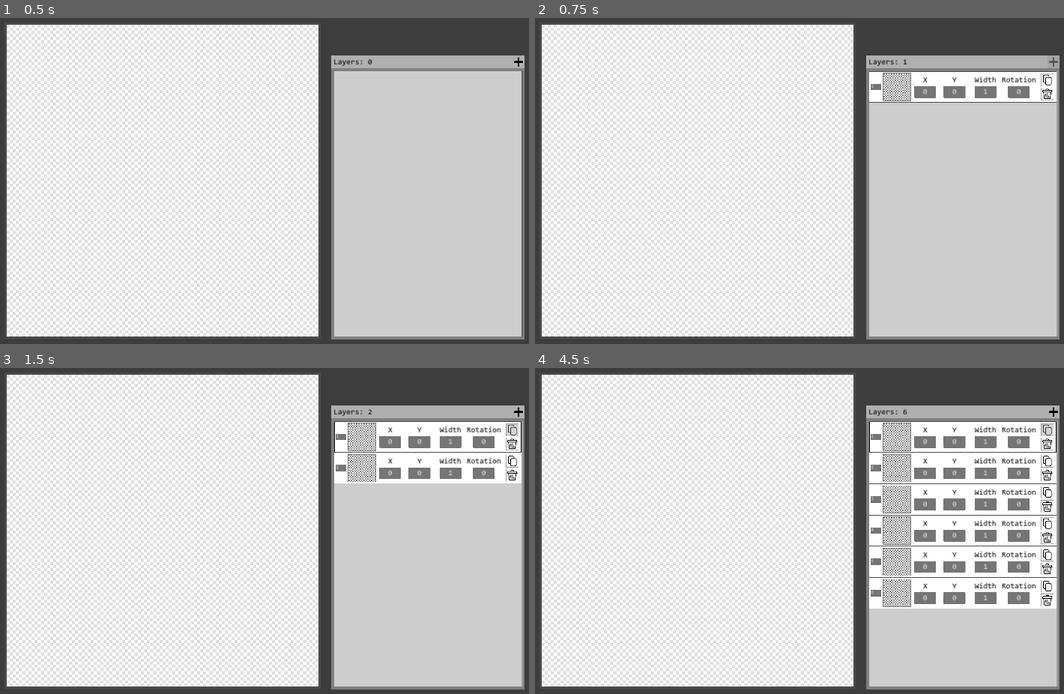
Above: before the commit, frames 1-4 (two rows, left to right).
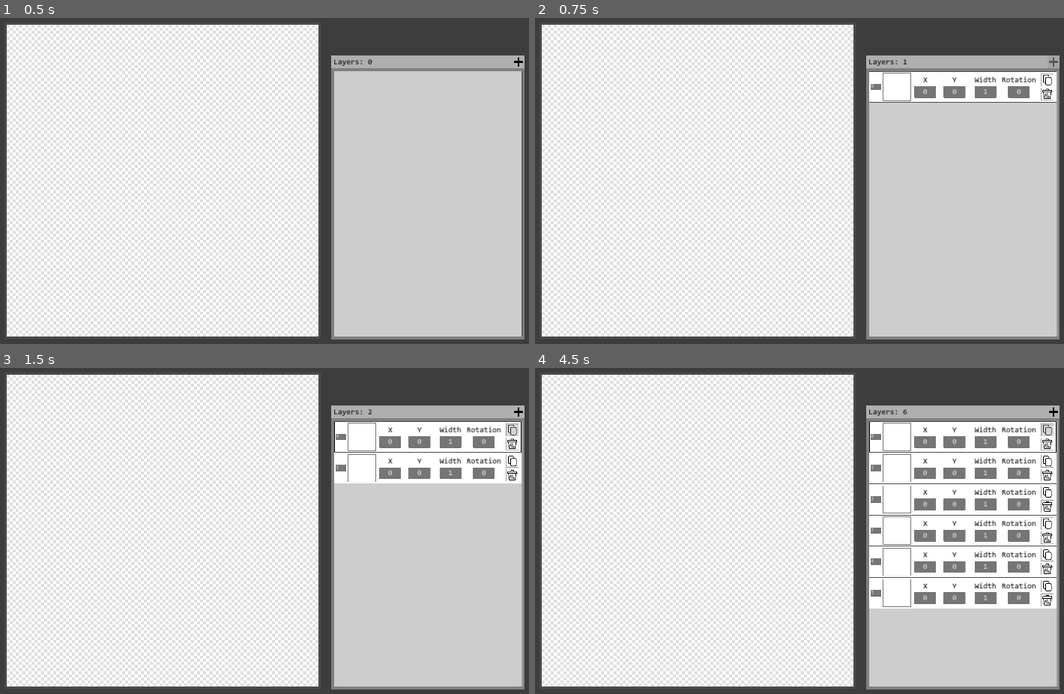
Above: after the commit, the same moments.

Repository: rawii22/PlaidGenerator
Game: Godot game, scene res://Scenes/main.tscn
Two runs of this game, one before a commit and one after it. Both use one fixed random seed, a clock stepped at 60 frames per second and the inputs below.
Inputs (mouse positions are in pixels of both pictures, inside the frame that each line leads up to):
- Up to frame 1 (0.5 s): no input
- Up to frame 2 (0.75 s): click (1053, 60) at 0.5 s
- Up to frame 3 (1.5 s): click (513, 429) at 1.25 s
- Up to frame 4 (4.5 s): click (1053, 410) at 2 s; click (1048, 429) at 2.77 s; click (1053, 410) at 3.5 s; click (1048, 429) at 4.27 s

Frame 1 is identical in both runs. In frame 2, 0.3% of the frame differs, in the area x 63-71%, y 17-26%; in frame 3, 0.5%; in frame 4, 1.5%, in the area x 63-71%, y 17-74%.

Commit message:
Added visualization, fixed layering issues
Layers are now visualized. There are still some issues with the offset and setting location on the canvas, but the basic functionality is there.
Fixed layering method. Layers are now stored and accessed in an array rather than directly as the children of the canvas. This is because there were unexplainable issues when the layers were renamed.

Diff:
--- /dev/null
+++ b/Scenes/canvas.gd
@@ -0,0 +1,32 @@
+extends Control
+
+@export var ColorBar: PackedScene
+
+# Called when the node enters the scene tree for the first time.
+func _ready():
+	pass # Replace with function body.
+
+
+func update_canvas():
+	var layers = get_tree().get_root().get_node("Main/Layers").layers
+	get_tree().call_group("color_bar", "queue_free")
+
+	for layer in layers:
+		var new_bar = ColorBar.instantiate()
+		add_child(new_bar)
+		move_child(new_bar, 3)
+		new_bar.construct(layer.get_color(), layer.get_width())
+		if layer.get_x() > 4000:
+			new_bar.position.x = 5000
+		elif layer.get_x() < -4000:
+			new_bar.position.x = -5000
+		else:
+			new_bar.position.x = layer.get_x() + 1000
+
+		if layer.get_y() > 4000:
+			new_bar.position.y = 5000
+		elif layer.get_y() < -4000:
+			new_bar.position.y = -5000
+		else:
+			new_bar.position.y = layer.get_y() + 1000
+		new_bar.rotation_degrees = layer.get_degree()
--- a/Scenes/canvas.tscn
+++ b/Scenes/canvas.tscn
@@ -1,24 +1,29 @@
-[gd_scene load_steps=2 format=3 uid="uid://dv8cq25r7jyj2"]
+[gd_scene load_steps=4 format=3 uid="uid://dv8cq25r7jyj2"]
 
+[ext_resource type="Script" path="res://Scenes/canvas.gd" id="1_pia7b"]
 [ext_resource type="Texture2D" uid="uid://bw8jxi0xosqcc" path="res://Assets/CheckeredBackground.png" id="1_w7jkq"]
+[ext_resource type="PackedScene" uid="uid://dxpupewx3xxp0" path="res://Scenes/color_bar.tscn" id="3_rvg2t"]
 
-[node name="Canvas" type="Node2D"]
-
-[node name="Outline" type="ColorRect" parent="."]
+[node name="Canvas" type="Control"]
+clip_children = 1
+clip_contents = true
+layout_mode = 3
 anchors_preset = 8
 anchor_left = 0.5
 anchor_top = 0.5
 anchor_right = 0.5
 anchor_bottom = 0.5
-offset_left = -1015.0
-offset_top = -1015.0
-offset_right = 1015.0
-offset_bottom = 1015.0
+offset_left = -1000.0
+offset_top = -1000.0
+offset_right = 1000.0
+offset_bottom = 1000.0
 grow_horizontal = 2
 grow_vertical = 2
-color = Color(0.290196, 0.290196, 0.290196, 1)
+script = ExtResource("1_pia7b")
+ColorBar = ExtResource("3_rvg2t")
 
 [node name="PatternArea" type="TextureRect" parent="."]
+layout_mode = 1
 anchors_preset = 8
 anchor_left = 0.5
 anchor_top = 0.5
--- /dev/null
+++ b/Scenes/color_bar.gd
@@ -0,0 +1,12 @@
+extends Control
+
+
+# Called when the node enters the scene tree for the first time.
+func _ready():
+	add_to_group("color_bar")
+
+
+func construct(color, width):
+	$ColorRect.color = color
+	$ColorRect.size.x = width
+	$ColorRect.position.x = (-1) * (width/2)
--- /dev/null
+++ b/Scenes/color_bar.tscn
@@ -0,0 +1,28 @@
+[gd_scene load_steps=2 format=3 uid="uid://dxpupewx3xxp0"]
+
+[ext_resource type="Script" path="res://Scenes/color_bar.gd" id="1_oqt8d"]
+
+[node name="ColorBar" type="Control"]
+layout_mode = 3
+anchors_preset = 15
+anchor_right = 1.0
+anchor_bottom = 1.0
+offset_right = -3840.0
+offset_bottom = -2160.0
+grow_horizontal = 2
+grow_vertical = 2
+script = ExtResource("1_oqt8d")
+
+[node name="ColorRect" type="ColorRect" parent="."]
+layout_mode = 1
+anchors_preset = 8
+anchor_left = 0.5
+anchor_top = 0.5
+anchor_right = 0.5
+anchor_bottom = 0.5
+offset_left = -0.000244141
+offset_top = -4000.0
+offset_right = -0.000244141
+offset_bottom = 4000.0
+grow_horizontal = 2
+grow_vertical = 2
--- a/Scenes/input_box.gd
+++ b/Scenes/input_box.gd
@@ -31,13 +31,14 @@
 		return
 	old_text = new_text
 	input_num = int(new_text)
+	get_parent().update()
 
 
 #If anything other than the LayerID box is being submitted, clean the input and validate Rotation's box.
 #If LayerID is being submitted, if it is valid, then change the layer position. Otherwise, change back to original value.
 func _on_text_submitted(new_text):
 	if self.name == "LayerID":
-		if new_text != original_layer and new_text != "" and int(new_text) != 0:
+		if new_text != original_layer and new_text != "":
 			changing_position = true
 			get_tree().get_root().get_node("Main/Layers").move_layer(self.get_parent(), int(new_text))
 		else:
@@ -46,6 +47,7 @@
 		return
 	remove_leading_zeros()
 	validate_rotation()
+	get_parent().update()
 
 
 #If focus is exited on boxes other than LayerID, clean them and leave them alone since they've already been
--- a/Scenes/layer.gd
+++ b/Scenes/layer.gd
@@ -2,20 +2,16 @@
 
 
 var layer_ID = -1
-
+var canvas
 
 # Called when the node enters the scene tree for the first time.
 func _ready():
-	layer_ID = get_tree().get_root().get_node("Main/Layers").num_layers
-	self.name = str(layer_ID)
+	canvas = get_tree().get_root().get_node("Main/Canvas")
+	$ColorPickerButton.color.a = 1.0
+	layer_ID = get_tree().get_root().get_node("Main/Layers").get_layer_count()
 	$LayerID.text = str(layer_ID)
-	if layer_ID != 1:
-		self.position = get_parent().get_node(str((layer_ID - 1))).position + Vector2(0,200)
-
-
-# Called every frame. 'delta' is the elapsed time since the previous frame.
-func _process(delta):
-	pass
+	if layer_ID != 0:
+		self.position = get_tree().get_root().get_node("Main/Layers").layers[layer_ID - 1].position + Vector2(0,200)
 
 
 #TODO: Resize color picker panel, it needs to be bigger.
@@ -34,6 +30,7 @@
 #Update the color in the color box
 func _on_color_picker_button_color_changed(color):
 	$ColorPickerButton.color = color
+	update()
 
 
 func _on_layer_data_mouse_entered():
@@ -49,7 +46,7 @@
 
 
 func _on_duplicate_pressed():
-	get_tree().get_root().get_node("Main/Layers").create_existing_layer($ColorPickerButton.color, $XPos.text, $YPos.text, $Width.text, $Rotation.text)
+	get_tree().get_root().get_node("Main/Layers").create_existing_layer($ColorPickerButton.color, $XPos.text, $YPos.text, $Width.text, $Rotation.text, layer_ID)
 
 
 func set_color(color): $ColorPickerButton.color = color
@@ -63,7 +60,21 @@
 func set_degree(degree): $Rotation.text = degree
 
 
+func get_color(): return $ColorPickerButton.color
+
+func get_x(): return int($XPos.text)
+
+func get_y(): return int($YPos.text)
+
+func get_width(): return int($Width.text)
+
+func get_degree(): return int($Rotation.text)
+
+
+func update():
+	canvas.update_canvas()
+
+
 func update_ID(newID):
 	layer_ID = newID
-	self.set_name(str(layer_ID))
-	$LayerID.text = str(layer_ID)
+	$LayerID.text = str(newID)
--- a/Scenes/layer.tscn
+++ b/Scenes/layer.tscn
@@ -121,6 +121,8 @@
 offset_top = -5.0
 offset_right = -172.0
 offset_bottom = 70.0
+focus_next = NodePath("../YPos")
+focus_previous = NodePath("../LayerID")
 text = "0"
 metadata/_edit_use_anchors_ = true
 
@@ -149,6 +151,8 @@
 offset_top = -5.0
 offset_right = 16.0
 offset_bottom = 70.0
+focus_next = NodePath("../Width")
+focus_previous = NodePath("../XPos")
 text = "0"
 metadata/_edit_use_anchors_ = true
 
@@ -177,6 +181,8 @@
 offset_top = -5.0
 offset_right = 214.0
 offset_bottom = 70.0
+focus_next = NodePath("../Rotation")
+focus_previous = NodePath("../YPos")
 text = "1"
 metadata/_edit_use_anchors_ = true
 
@@ -205,6 +211,7 @@
 offset_top = -5.0
 offset_right = 428.0
 offset_bottom = 70.0
+focus_previous = NodePath("../Width")
 text = "0"
 metadata/_edit_use_anchors_ = true
 
@@ -244,6 +251,7 @@
 offset_top = -18.5
 offset_right = -523.0
 offset_bottom = 18.5
+focus_next = NodePath("../XPos")
 theme_override_font_sizes/font_size = 28
 alignment = 0
 max_length = 3
--- a/Scenes/layers.gd
+++ b/Scenes/layers.gd
@@ -1,18 +1,17 @@
 extends Node2D
 
 var Layer = preload("res://Scenes/layer.tscn")
-var num_layers = 0
-var layer_size = Vector2(1200, 200) #Please find a better way of getting this value
+var canvas
+var layers = []
+
+#TODO: Please find a better way of fetching this value that does NOT require it to be hard coded if changed.
+var layer_size = Vector2(1200, 200)
 var layer_height = Vector2(0, layer_size.y)
 
 # Called when the node enters the scene tree for the first time.
 func _ready():
-	$LayerCounter.text = "Layers: " + str(num_layers)
-
-
-# Called every frame. 'delta' is the elapsed time since the previous frame.
-func _process(delta):
-	pass
+	canvas = get_tree().get_root().get_node("Main/Canvas")
+	$LayerCounter.text = "Layers: 0"
 
 
 func _on_new_layer_button_pressed():
@@ -26,23 +25,28 @@
 
 #This function changes the number of layers internally and on the front-end based on the given amount.
 #For this program, it is unlikely that "delta" will be anything except 1 or -1
-func layer_count_delta(delta):
-	num_layers += delta
-	$LayerCounter.text = "Layers: " + str(num_layers)
+func layer_count_changed():
+	$LayerCounter.text = "Layers: " + str(layers.size())
+
+
+func get_layer_count():
+	return layers.size()
 
 
 func create_new_layer():
-	if (num_layers < 999):
-		layer_count_delta(1)
+	if (get_layer_count() < 999):
 		var layer_list = get_node("ScrollContainer/LayerList")
 		layer_list.custom_minimum_size += layer_height
-		layer_list.add_child(Layer.instantiate())
+		var new_layer = Layer.instantiate()
+		layer_list.add_child(new_layer)
+		layers.push_back(new_layer)
+		layer_count_changed()
+		canvas.update_canvas()
 
 
 #This function should be useful for duplicating layers or loading in layers from files
-func create_existing_layer(color, x, y, width, degree):
-	if (num_layers < 999):
-		layer_count_delta(1)
+func create_existing_layer(color, x, y, width, degree, layer_ID):
+	if (get_layer_count() < 999):
 		var new_layer = Layer.instantiate()
 		new_layer.set_color(color)
 		new_layer.set_x(x)
@@ -52,7 +56,11 @@
 
 		var layer_list = get_node("ScrollContainer/LayerList")
 		layer_list.custom_minimum_size += layer_height
-		layer_list.add_child(new_layer, true)
+		layer_list.add_child(new_layer)
+		layers.push_back(new_layer)
+		layer_count_changed()
+		move_layer(new_layer, layer_ID + 1)
+		canvas.update_canvas()
 
 
 #Removes a specified layer
@@ -62,40 +70,45 @@
 
 	layer_list.remove_child(node)
 	node.queue_free()
+	layers.remove_at(removed_node_ID - 1)
 
-	for n in range(removed_node_ID + 1, num_layers + 1):
+	for n in range(removed_node_ID + 1, get_layer_count() + 1):
 		var current_layer = layer_list.get_node(str(n))
 		current_layer.position -= layer_height
 		current_layer.update_ID(current_layer.layer_ID - 1)
 
-	layer_count_delta(-1)
+	layer_count_changed()
 	layer_list.custom_minimum_size -= layer_height
+	canvas.update_canvas()
 
 
 #Given a layer and a position, the layer will be moved to the specified position in the list
 func move_layer(layer, new_position):
-	if new_position > num_layers:
-		new_position = num_layers
+	if new_position >= get_layer_count():
+		new_position = get_layer_count() - 1
 
 	var original_position = layer.layer_ID
 	if new_position == original_position:
 		layer.update_ID(original_position)
 		return
 
-	var layer_list_scene = get_node("ScrollContainer/LayerList")
-
-	var layer_list = layer_list_scene.get_children()
 	if new_position > original_position: #If the layer was moved lower
 		for n in range(original_position + 1, new_position + 1):
-			var current_layer = layer_list[n-1]
+			var current_layer = layers[n]
 			current_layer.position -= layer_height
 			current_layer.update_ID(current_layer.layer_ID - 1)
 	else:
 		for n in range(new_position, original_position): #If the layer was moved higher
-			var current_layer = layer_list[n-1]
+			var current_layer = layers[n]
 			current_layer.position += layer_height
 			current_layer.update_ID(current_layer.layer_ID + 1)
 
-	layer_list_scene.move_child(layer, new_position - 1)
+	#This is just to keep things internally consistent too
+	get_node("ScrollContainer/LayerList").move_child(layer, new_position)
+
+	layers.remove_at(original_position)
+	layers.insert(new_position, layer)
+
 	layer.update_ID(new_position)
-	layer.position = get_node("ScrollContainer/LayerList").position + (layer_size / 2) + (layer_height * (new_position - 1))
+	layer.position = get_node("ScrollContainer/LayerList").position + (layer_size / 2) + (layer_height * new_position)
+	canvas.update_canvas()
--- a/Scenes/main.tscn
+++ b/Scenes/main.tscn
@@ -12,8 +12,25 @@
 offset_bottom = 2160.0
 color = Color(0.239216, 0.239216, 0.239216, 1)
 
+[node name="Outline" type="ColorRect" parent="."]
+anchors_preset = 8
+anchor_left = 0.5
+anchor_top = 0.5
+anchor_right = 0.5
+anchor_bottom = 0.5
+offset_left = 65.0
+offset_top = 65.0
+offset_right = 2095.0
+offset_bottom = 2095.0
+grow_horizontal = 2
+grow_vertical = 2
+color = Color(0.290196, 0.290196, 0.290196, 1)
+
 [node name="Canvas" parent="." instance=ExtResource("2_hg78p")]
-position = Vector2(1080, 1080)
+offset_left = 80.0
+offset_top = 80.0
+offset_right = 2080.0
+offset_bottom = 2080.0
 
 [node name="Layers" parent="." instance=ExtResource("3_um1k0")]
 position = Vector2(2780, 1230)
